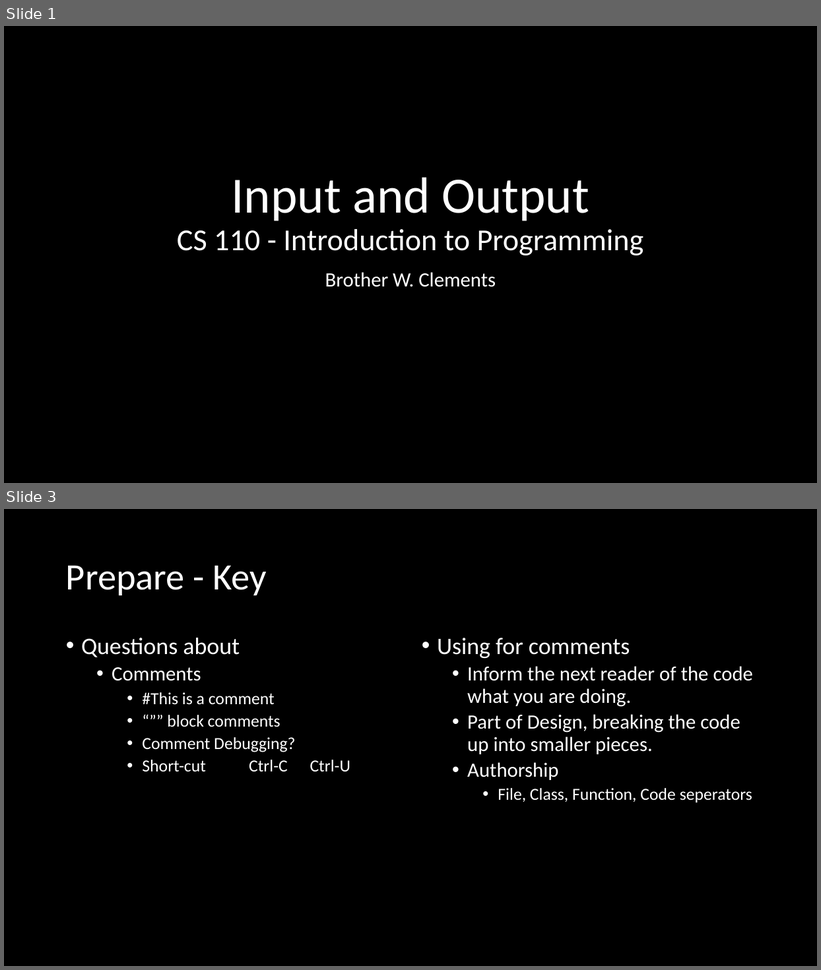
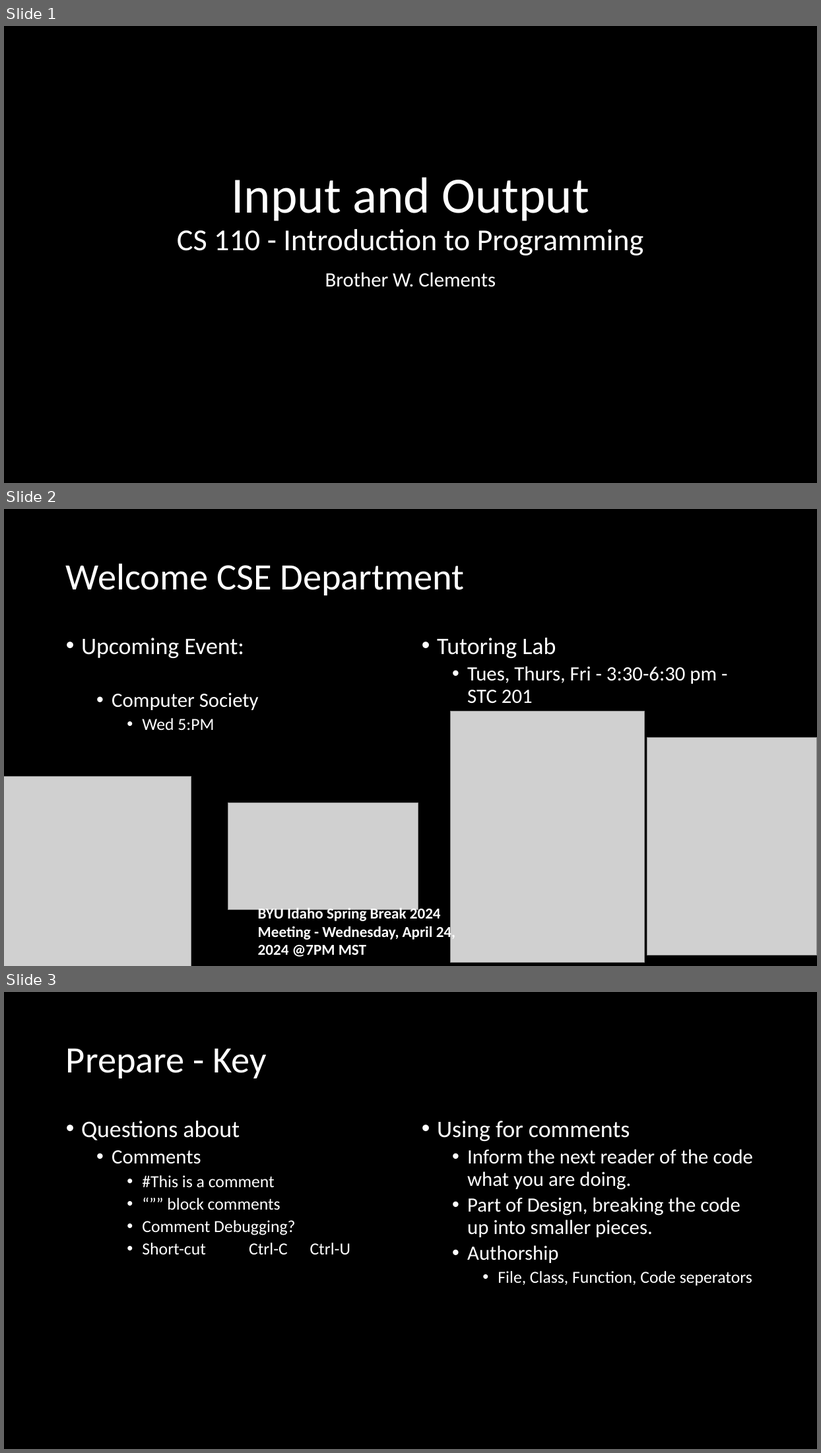
Before and after one commit to BroClements/CSE110ProgBldgBlkSlides, a slide deck: CSE110Wk02InputOutput.pptx. Shown one above the other, each under a label of ours: slides 1 and 3 before the commit, slides 1, 2 and 3 after it; the slides between them are not shown. The pictures are 821x970 and 821x1453 pixels, drawn with LibreOffice and Linux fonts; fonts in the diff are those of the drawing; grey boxes stand for pictures. Boxes give left, top, right and bottom in pixels: in the first picture for what was removed or moved away, otherwise in the second. Text is boxed around its words. In the diff, an @@ line names an element or a change of style, - is before the commit and + after.

```diff
--- a/CSE110Wk02InputOutput.pptx
+++ b/CSE110Wk02InputOutput.pptx
@@ slide 2 added at (4, 509, 817, 966), background #000000 @@
@@ title added at (66, 563, 465, 595), 44 pt, text #FFFFFF @@
+Welcome CSE Department
@@ text added at (81, 638, 259, 730), 24 pt, text #FFFFFF @@
+• Upcoming Event:
+  • Computer Society
+    • Wed 5:PM
@@ text added at (437, 638, 717, 704), 24 pt, text #FFFFFF @@
+• Tutoring Lab
+  • Tues, Thurs, Fri - 3:30-6:30 pm - STC 201
@@ picture added at (451, 712, 645, 963) @@
@@ picture added at (648, 738, 817, 956) @@
@@ picture added at (4, 777, 191, 966) @@
@@ picture added at (228, 803, 418, 910) @@
@@ text added at (258, 906, 455, 957), 18 pt, text #FFFFFF, bold @@
+BYU Idaho Spring Break 2024 Meeting - Wednesday, April 24, 2024 @7PM MST
```
Also in this commit, not shown: 4 slides changed, 2 slides removed, 1 other file.
